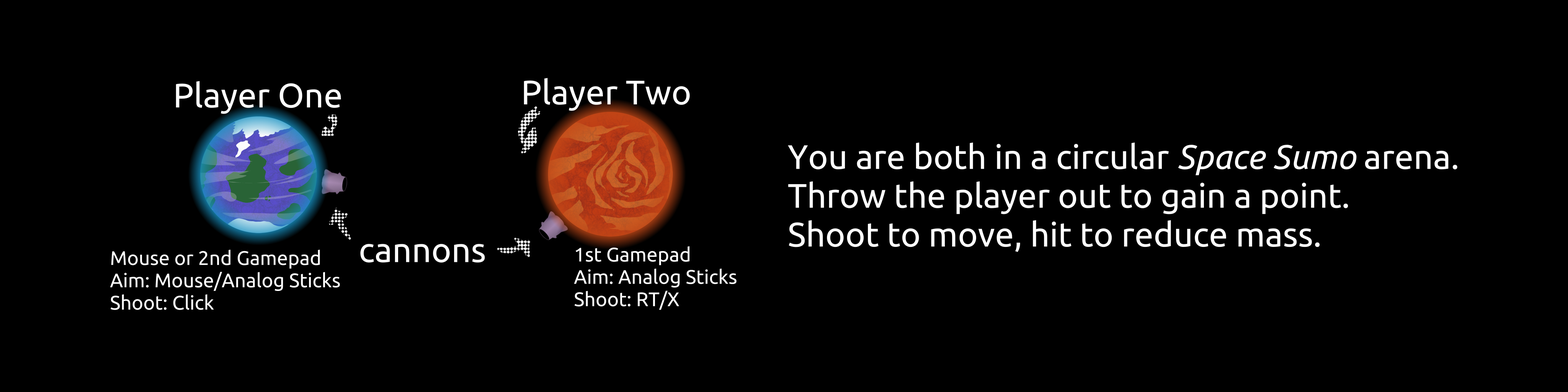
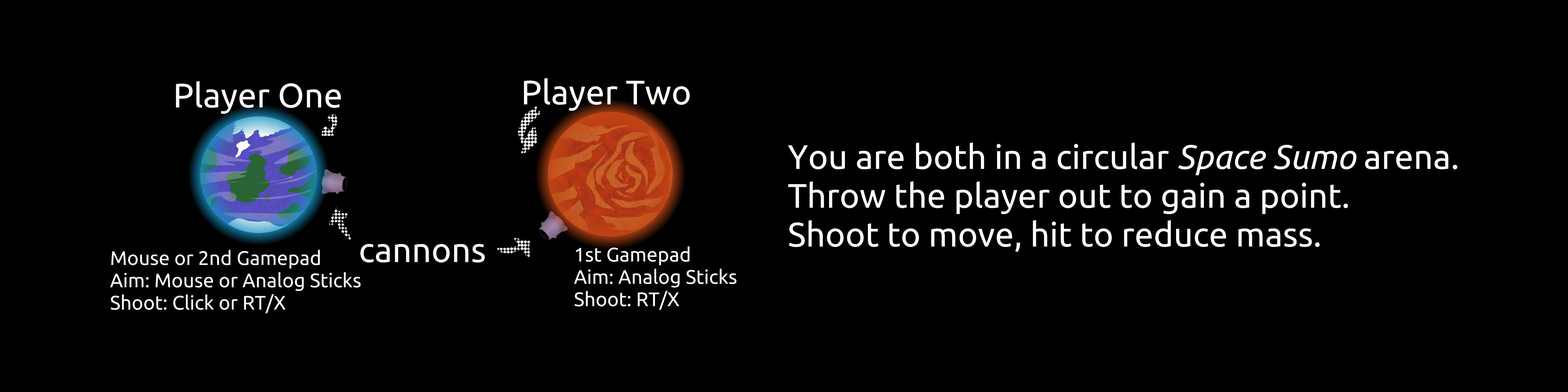
Layer changes from the first 1568×392 image to the second:
painted on "Malebene 2" over [323,245,481,273]
